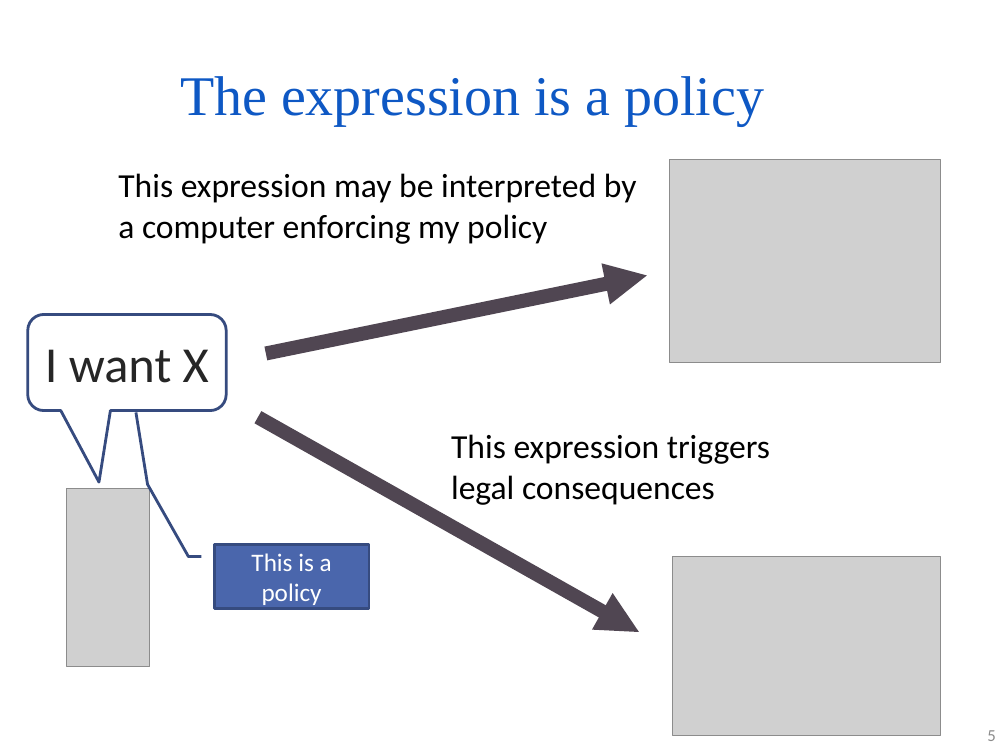
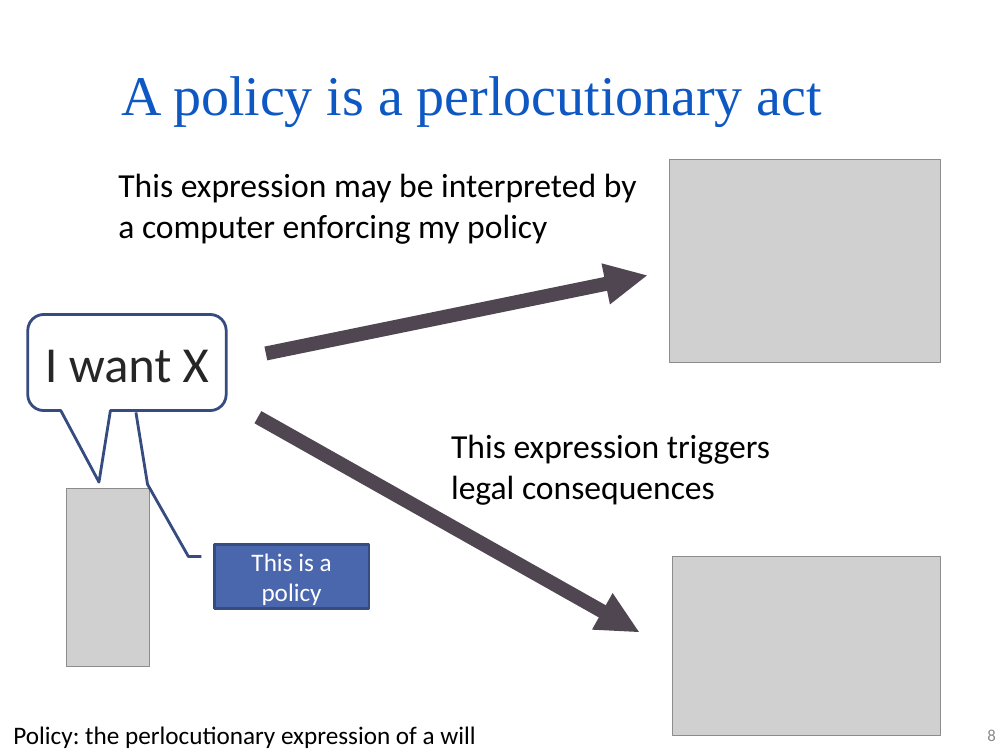
Before and after one commit to PoTr-KNoWS/odrl-tutorial, a slide deck: slide 8 of presentations/2026.05.10 Introduction to policies, policy languages and ODRL (Víctor).pptx (slide 5 before the commit). Drawn at 1008x756 pixels with LibreOffice and Linux fonts; fonts in the diff are those of the drawing; grey boxes stand for pictures; background and template pictures are left out. Boxes give left, top, right and bottom in pixels: in the first picture for what was removed or moved away, otherwise in the second. Text is boxed around its words. In the diff, an @@ line names an element or a change of style, - is before the commit and + after.

```diff
--- a/presentations/2026.05.10 Introduction to policies, policy languages and ODRL (Víctor).pptx
+++ b/presentations/2026.05.10 Introduction to policies, policy languages and ODRL (Víctor).pptx
@@ title at [122, 76, 822, 126]: text changed @@
-The expression is a policy
+A policy is a perlocutionary act
@@ text added at [13, 726, 475, 748], 18 pt, text #000000 @@
+Policy: the perlocutionary expression of a will
@@ page number at [987, 729, 995, 741]: text changed @@
-5
+8
```
Also in this commit, not shown: 15 other slides changed, 40 slides added, 2 slides removed.
